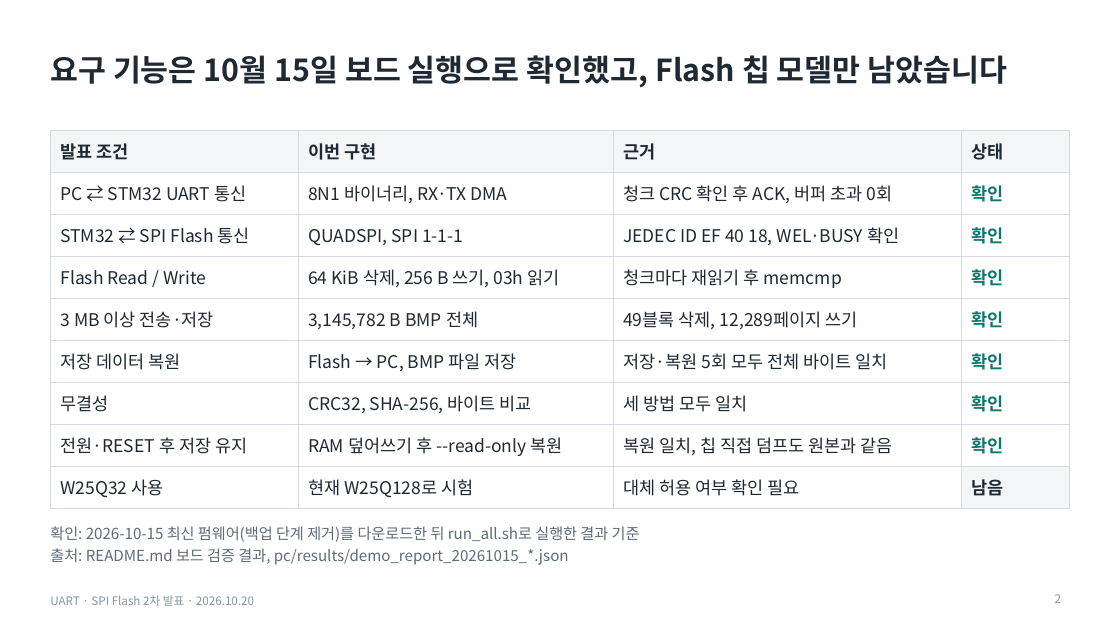
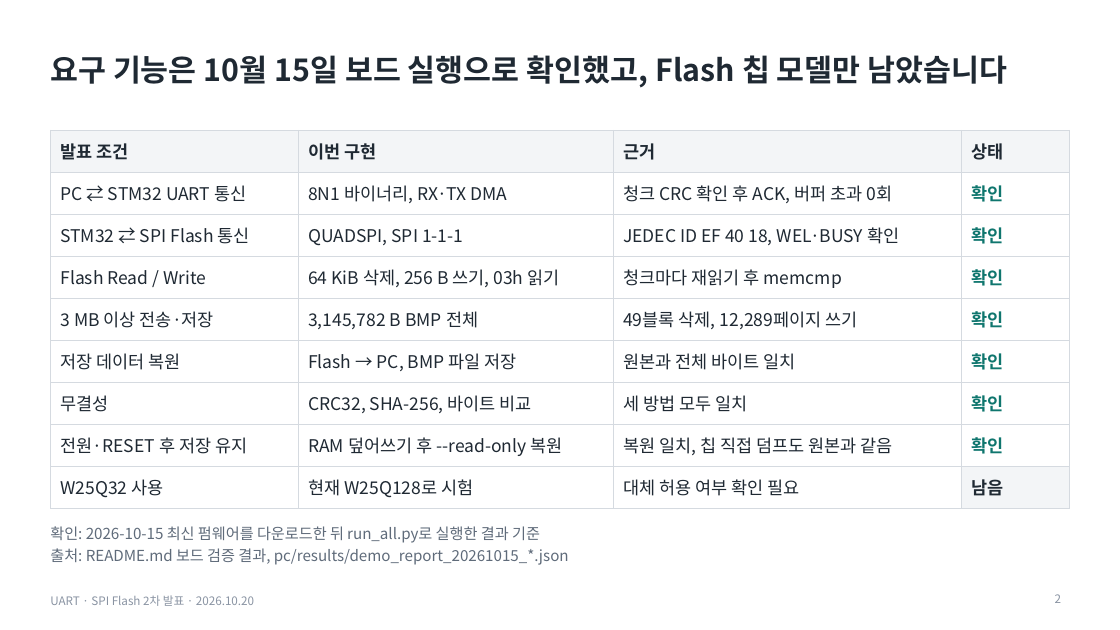
Before and after one commit to dazement/STM32-BMP-file-store-in-Flash-memory, a slide deck: slide 2 of presentation_oct20/output/UART_SPIFlash_2차발표_1020_코드검증.pptx. Drawn at 1120x630 pixels with LibreOffice and Linux fonts; fonts in the diff are those of the drawing. Boxes give left, top, right and bottom in pixels: in the first picture for what was removed or moved away, otherwise in the second. Text is boxed around its words. In the diff, an @@ line names an element or a change of style, - is before the commit and + after.

```diff
--- a/presentation_oct20/output/UART_SPIFlash_2차발표_1020_코드검증.pptx
+++ b/presentation_oct20/output/UART_SPIFlash_2차발표_1020_코드검증.pptx
@@ table at (x1=50, y1=130, x2=1070, y2=502) @@
-row 6, column 3: 저장·복원 5회 모두 전체 바이트 일치
+row 6, column 3: 원본과 전체 바이트 일치
@@ text at (x1=50, y1=526, x2=540, y2=543): text changed @@
-확인: 2026-10-15 최신 펌웨어(백업 단계 제거)를 다운로드한 뒤 run_all.sh로 실행한 결과 기준
+확인: 2026-10-15 최신 펌웨어를 다운로드한 뒤 run_all.py로 실행한 결과 기준
```
Also in this commit, not shown: 6 other slides changed, 2 slides removed, 1 other file.
